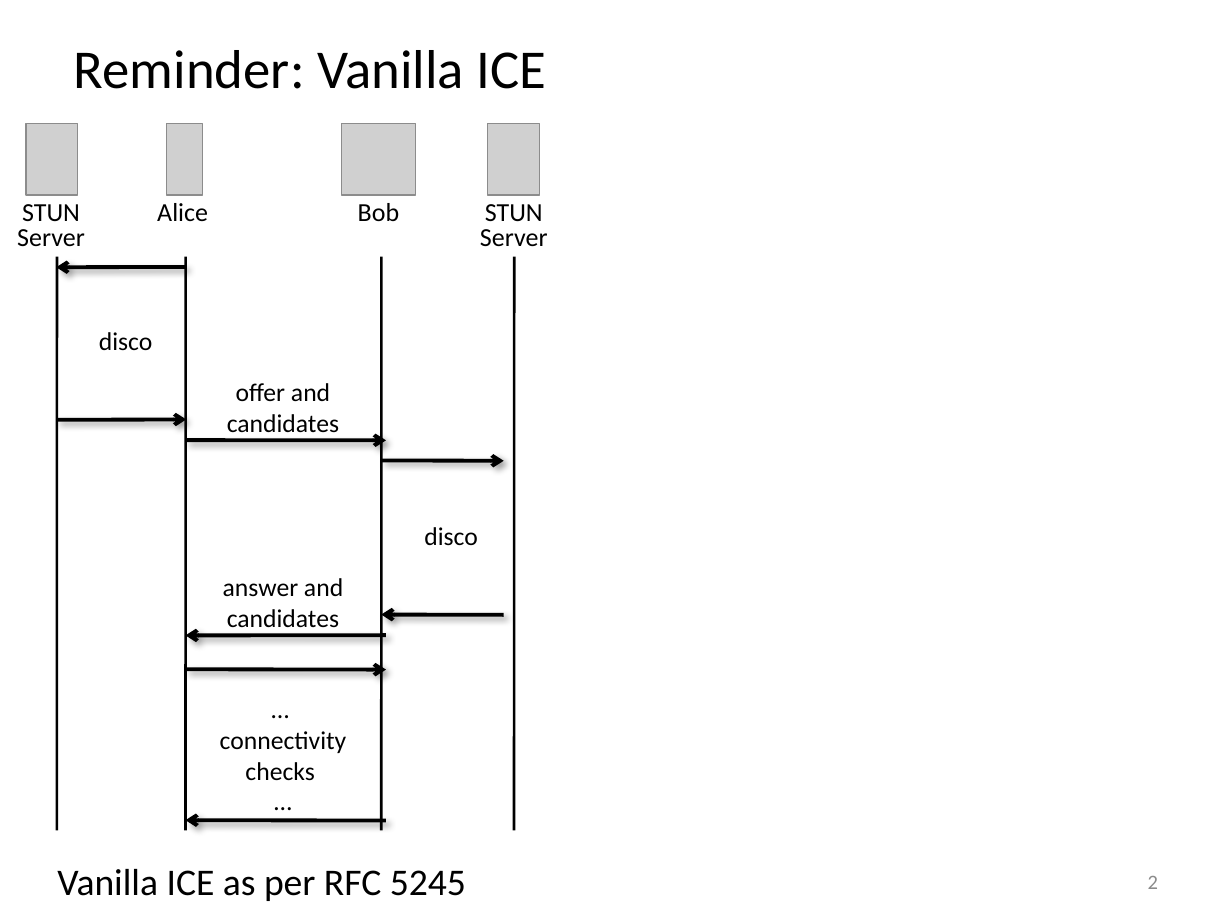
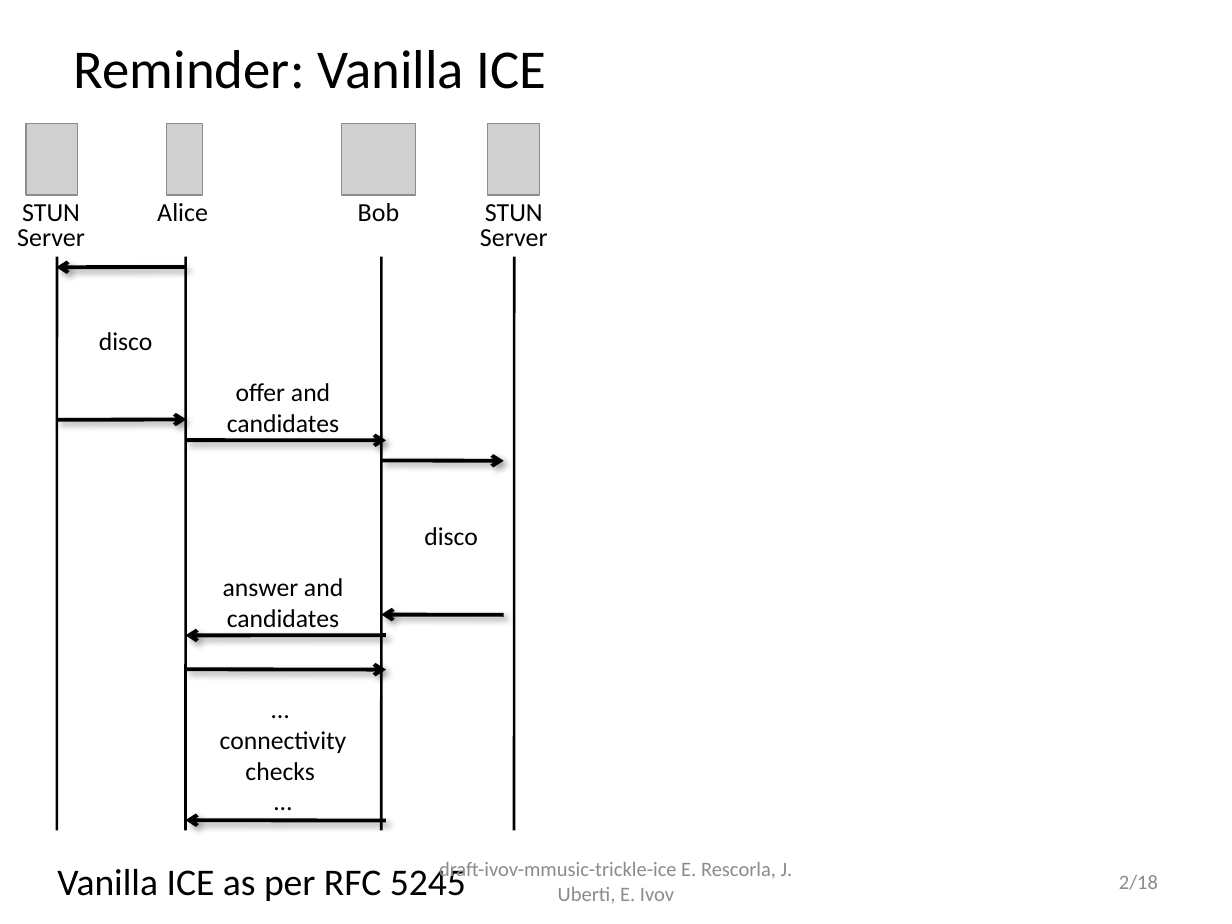
Before and after one commit to emcho/trickle-ice, a slide deck: slide 2 of slides/trickle-ice-iet86-orlando.pptx. Drawn at 1232x924 pixels with LibreOffice and Linux fonts; fonts in the diff are those of the drawing; grey boxes stand for pictures. Boxes give left, top, right and bottom in pixels: in the first picture for what was removed or moved away, otherwise in the second. Text is boxed around its words. In the diff, an @@ line names an element or a change of style, - is before the commit and + after.

```diff
--- a/slides/trickle-ice-iet86-orlando.pptx
+++ b/slides/trickle-ice-iet86-orlando.pptx
@@ text added at bbox=[439, 862, 793, 903], 12 pt, text #8C8C8C @@
+draft-ivov-mmusic-trickle-ice E. Rescorla, J. Uberti, E. Ivov
@@ page number at bbox=[1119, 875, 1158, 890]: text changed @@
-2
+2/18
```
Also in this commit, not shown: 2 other slides changed, 1 other file.
